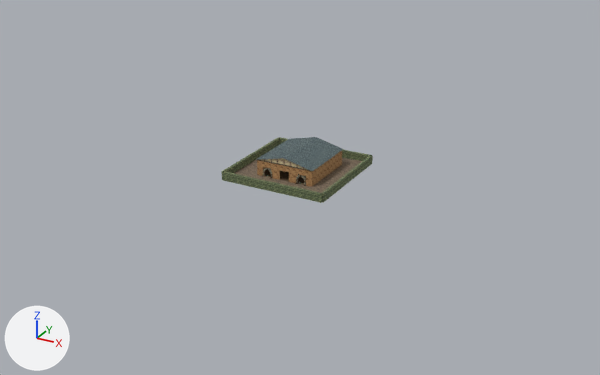
The Blender file Blender/Bellwake/SillwaterOffice.blend as it was, and as the next commit left it.
Camera for both pictures: a 50 mm camera at (140.0, -254.0, 120.0) aimed at (4.0, -6.0, -4.0). Arrows for +X, +Y and +Z are at lower left; the lights stay in place. The picture after the commit comes second.

The first picture shows 'Continuous parish terrain', 'Office sidewall.001', 'Office slate roof.001', 'Parish boundary.001', 'Parish boundary.002', 'Parish boundary.003' and 9 more.
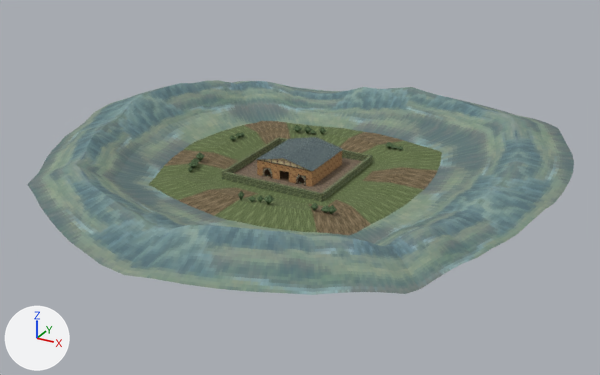
Location of each change, [x1, y1, x2, y2] in pixels of the pictures (600 x 375 px):
'Valley floor, shoulders and far crest', added: after [27, 80, 574, 295]

Diff of the bpy script that builds the scene:
```diff
--- a/Blender/Bellwake/SillwaterOffice.blend.py
+++ b/Blender/Bellwake/SillwaterOffice.blend.py
@@ img_countrybeyond_png @@
+img_countrybeyond_png = load_image('CountryBeyond.png', '_unpacked/CountryBeyond.png', 512, 256, 'sRGB')
@@ mat_countrybeyond @@
+mat_countrybeyond = principled_material('CountryBeyond')
+mat_countrybeyond.texture = img_countrybeyond_png
+mat_countrybeyond.roughness = 0.95
@@ me_valley_floor__shoulders_and_far_crest_001 @@
+me_valley_floor__shoulders_and_far_crest_001.from_pydata(...)  # 1190 vertices, 690 faces; spans x -100.0..94.0, y -101.0..92.0, z 0.0..16.0
+me_valley_floor__shoulders_and_far_crest_001.materials.append(mat_countrybeyond)  # picture img_countrybeyond_png
@@ ob_valley_floor__shoulders_and_far_crest @@
+ob_valley_floor__shoulders_and_far_crest = bpy.data.objects.new('Valley floor, shoulders and far crest', me_valley_floor__shoulders_and_far_crest_001)
+ob_valley_floor__shoulders_and_far_crest.location = (0.0, 0.0, 0.0)
```
